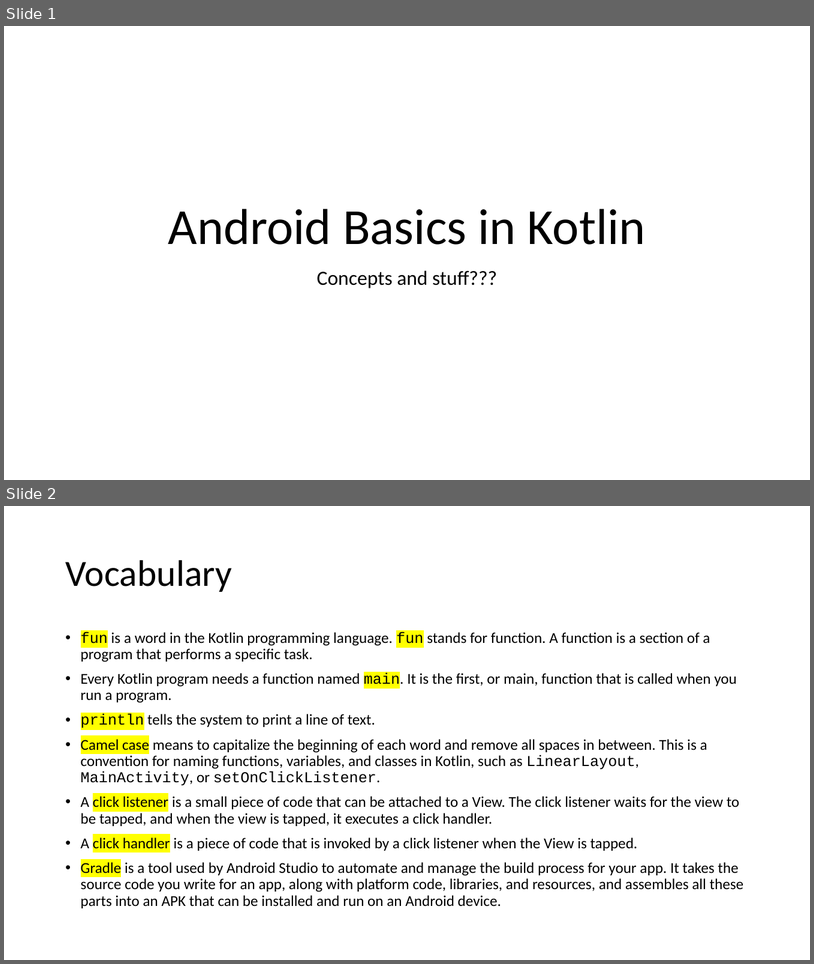
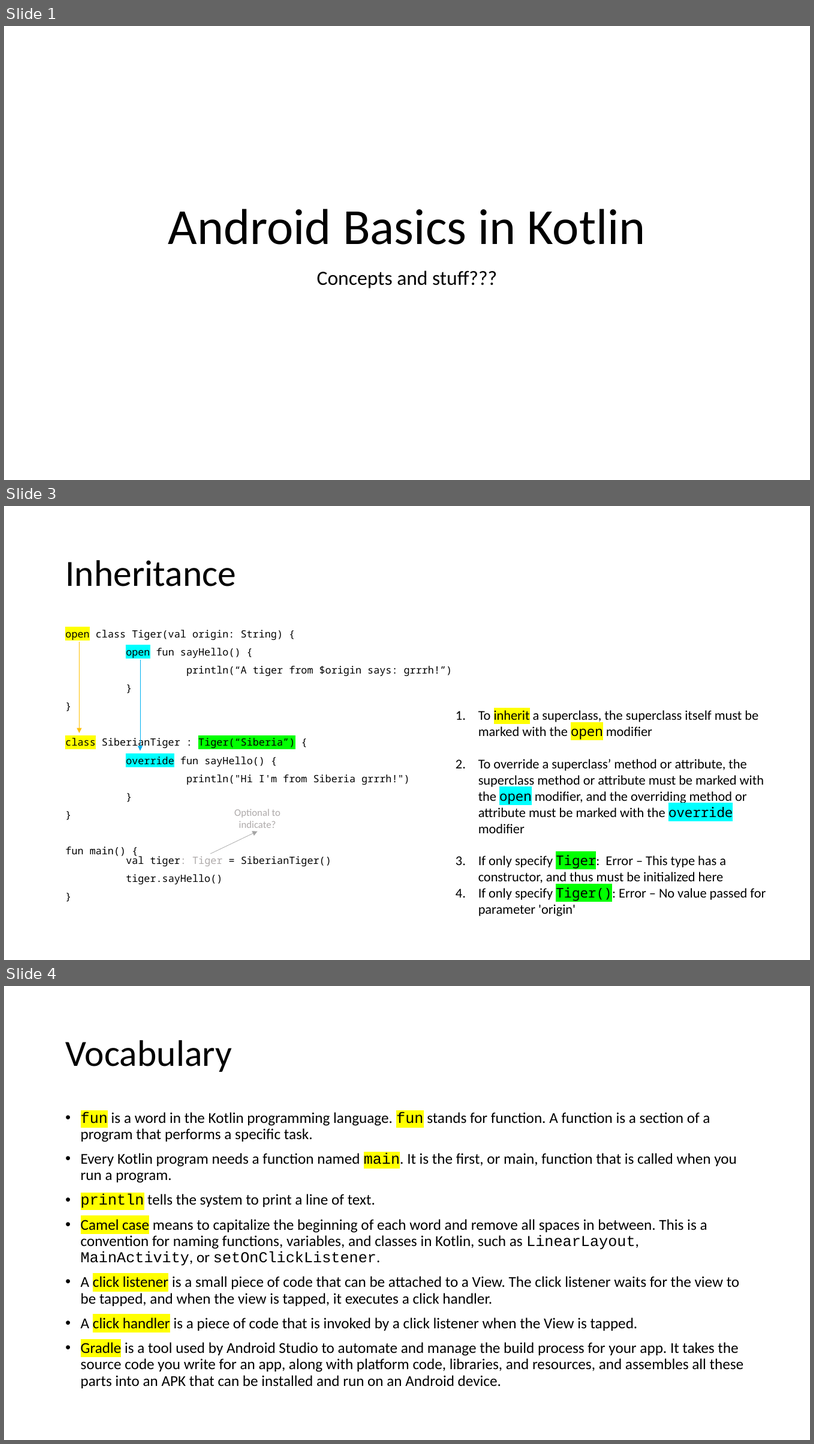
Before and after one commit to joellecorliss/Associate-Android-Developer, a slide deck: Android Basics in Kotlin.pptx. Shown one above the other, each under a label of ours: slides 1 and 2 before the commit, slides 1, 3 and 4 after it; the slides between them are not shown. The pictures are 814x964 and 814x1444 pixels, drawn with LibreOffice and Linux fonts; fonts in the diff are those of the drawing. Boxes give left, top, right and bottom in pixels: in the first picture for what was removed or moved away, otherwise in the second. Text is boxed around its words. In the diff, an @@ line names an element or a change of style, - is before the commit and + after.

```diff
--- a/Android Basics in Kotlin.pptx
+++ b/Android Basics in Kotlin.pptx
@@ slide 3 added at box(4, 506, 810, 960), background #FFFFFF @@
@@ title added at box(65, 560, 236, 586), 44 pt, text #000000 @@
+Inheritance
@@ text added at box(65, 630, 453, 884), 12 pt, text #000000 @@
+open class Tiger(val origin: String) {
+open fun sayHello() {
+println(“A tiger from $origin says: grrrh!”)
+}
+}
+class SiberianTiger : Tiger(“Siberia”) {
+override fun sayHello() {
+println("Hi I'm from Siberia grrrh!")
+}
+}
+fun main() {
+val tiger: Tiger = SiberianTiger()
+tiger.sayHello()
+}
@@ arrow added from (79, 642) to (79, 733), #FFC000 0.5 pt @@
@@ arrow added from (140, 660) to (140, 750), #00B0F0 0.5 pt @@
@@ text added at box(479, 710, 766, 916), 16 pt, text #000000 @@
+1. To inherit a superclass, the superclass itself must be marked with the open modifier
+2. To override a superclass’ method or attribute, the superclass method or attribute must be marked with the open modifier, and the overriding method or attribute must be marked with the override modifier
+3. If only specify Tiger: Error – This type has a constructor, and thus must be initialized here
+4. If only specify Tiger(): Error – No value passed for parameter 'origin'
@@ text added at box(234, 808, 281, 828), 12 pt, text #AFABAB @@
+Optional to indicate?
@@ arrow added from (210, 853) to (257, 831), #A5A5A5 0.5 pt @@
@@ what was slide 2 is now slide 4 @@
```
Also in this commit, not shown: 3 slides changed, 14 other slides added.
